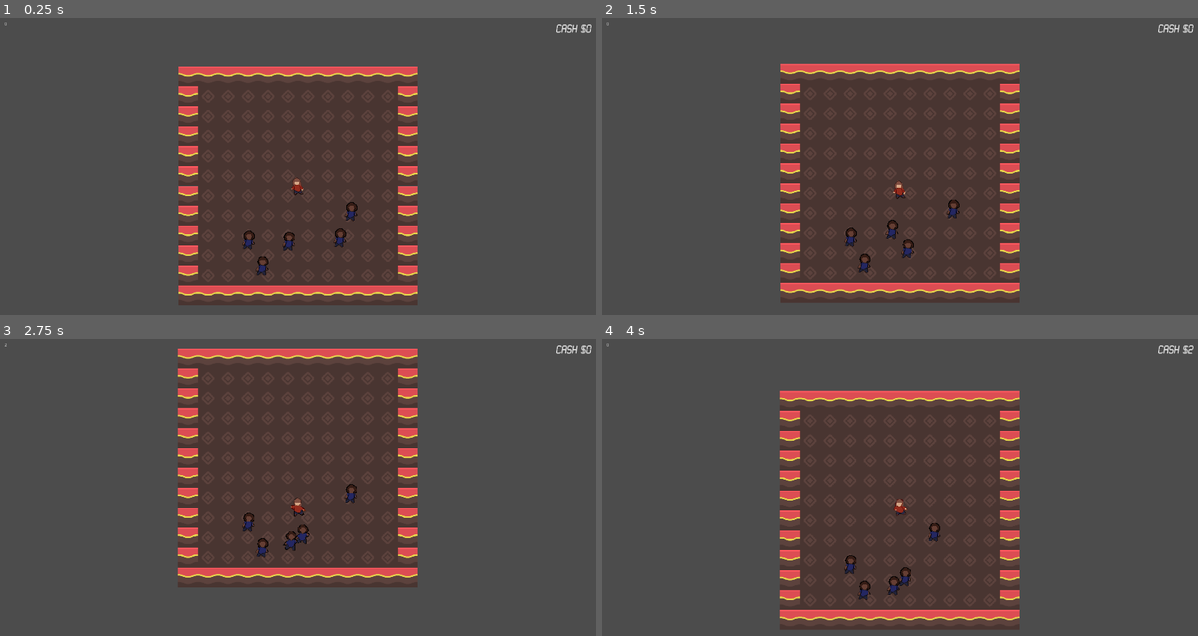
Above: before the commit, frames 1-4 (two rows, left to right).
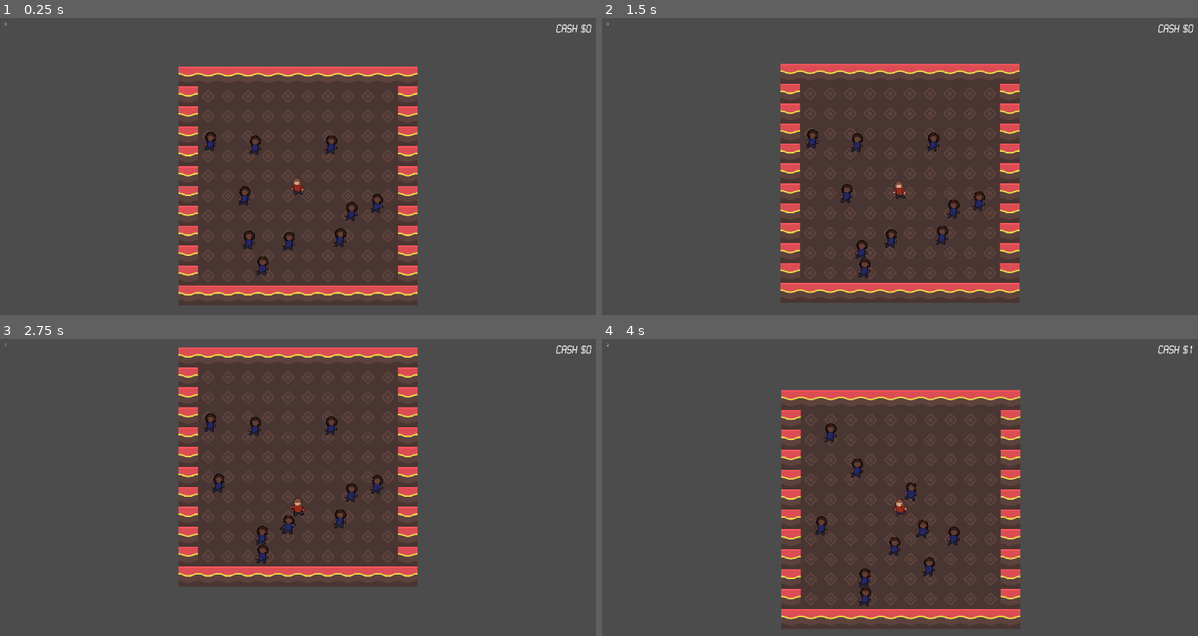
Above: after the commit, the same moments.

Repository: silentcoder99/LD46
Game: Godot game, scene res://Main.tscn
Same seed, same stepped clock (60 frames per second), same inputs: the game is played once before the commit and once after it.
Inputs:
- Up to frame 1 (0.25 s): no input
- Up to frame 2 (1.5 s): tap Enter at 0.5 s; hold Right (ui_right) 0.53-1.28 s; hold E (dance) 0.53-1.28 s; hold Down (ui_down) from 1.28 s (still down); tap E (dance) at 1.35 s
- Up to frame 3 (2.75 s): release Down (ui_down) at 2.03 s; hold Right (ui_right) from 2.03 s (still down); hold E (dance) from 2.03 s (still down)
- Up to frame 4 (4 s): release Right (ui_right) at 2.78 s; release E (dance) at 2.78 s; hold Up (ui_up) 2.78-3.53 s; tap E (dance) at 2.85 s; hold Left (ui_left) from 3.53 s (still down); hold E (dance) from 3.53 s (still down)

The runs differ from the first frame. In frame 1, 0.4% of the frame differs, in the area x 34-65%, y 38-66%; in frame 2, 1.0%; in frame 3, 3.7%; in frame 4, 3.9%, in the area x 0-100%, y 1-98%.

Commit message:
Add organic partier movement

Diff:
--- a/Main.tscn
+++ b/Main.tscn
@@ -41,7 +41,7 @@
 
 [node name="Main" type="Node2D"]
 script = ExtResource( 1 )
-spawn_amount = 5
+spawn_amount = 10
 spawn_area = 300
 Partier = ExtResource( 2 )
 time_limit = 3000
--- a/Partier.gd
+++ b/Partier.gd
@@ -1,8 +1,10 @@
 extends RigidBody2D
 
 export var speed = 400
-export var min_move_time = 0.5
-export var max_move_time = 1
+export var min_move_delay = 0.5
+export var max_move_delay = 1
+export var min_move_duration = 0.5
+export var max_move_duration = 2
 export var tip_amount = 1
 export (PackedScene) var TipAnimation
 
@@ -13,6 +15,9 @@
 var dancing_old = false
 var dancing = false
 var near_player = false
+
+var move_direction
+var moving
 
 var player
 var attraction
@@ -50,16 +55,31 @@
 
 	dancing_old = dancing
 
+func _physics_process(delta):
+
+	if moving:
+		apply_impulse(Vector2(), move_direction * speed)
+
 func _ready():
 	screen_size = get_viewport_rect().size
 	player = get_tree().get_nodes_in_group("player")[0]
 
-	$MoveTimer.wait_time = rand_range(0, max_move_time)
+	$MoveDurationTimer.wait_time = rand_range(min_move_duration, max_move_duration)
+	$MoveTimer.wait_time = rand_range(0, max_move_delay)
 	$MoveTimer.start()
 
 func _on_MoveTimer_timeout():
-	var move_direction = Vector2(1, 0).rotated(randf() * 2 * PI);
-	apply_impulse(Vector2(), move_direction * speed)
+	print("Moving!")
 
-	$MoveTimer.wait_time = rand_range(min_move_time, max_move_time)
+	move_direction = Vector2(1, 0).rotated(rand_range(0, 2 * PI));
+	moving = true
+	$MoveDurationTimer.wait_time = rand_range(min_move_duration, max_move_duration)
+	$MoveDurationTimer.start()
+
+func _on_MoveDurationTimer_timeout():
+	print("Not moving!")
+
+	moving = false
+
+	$MoveTimer.wait_time = rand_range(min_move_delay, max_move_delay)
 	$MoveTimer.start()
--- a/Partier.tscn
+++ b/Partier.tscn
@@ -8,6 +8,7 @@
 [ext_resource path="res://4blue.png" type="Texture" id=6]
 
 [sub_resource type="PhysicsMaterial" id=1]
+friction = 0.0
 
 [sub_resource type="Animation" id=3]
 resource_name = "dance"
@@ -49,14 +50,17 @@
 mode = 2
 physics_material_override = SubResource( 1 )
 gravity_scale = 0.0
-linear_damp = 3.0
+linear_damp = 50.0
 script = ExtResource( 1 )
-min_move_time = 5.0
-max_move_time = 6
+speed = 600
+min_move_delay = 2.0
+max_move_delay = 5
+max_move_duration = 1
 TipAnimation = ExtResource( 2 )
 
 [node name="MoveTimer" type="Timer" parent="."]
 wait_time = 0.05
+one_shot = true
 
 [node name="Sprite" type="Sprite" parent="."]
 scale = Vector2( 2, 2 )
@@ -66,6 +70,11 @@
 anims/dance = SubResource( 3 )
 
 [node name="CollisionShape2D" type="CollisionShape2D" parent="."]
+visible = false
 scale = Vector2( 4, 4 )
 shape = SubResource( 2 )
+
+[node name="MoveDurationTimer" type="Timer" parent="."]
+one_shot = true
 [connection signal="timeout" from="MoveTimer" to="." method="_on_MoveTimer_timeout"]
+[connection signal="timeout" from="MoveDurationTimer" to="." method="_on_MoveDurationTimer_timeout"]
--- a/Player.tscn
+++ b/Player.tscn
@@ -1,10 +1,13 @@
-[gd_scene load_steps=9 format=2]
+[gd_scene load_steps=10 format=2]
 
 [ext_resource path="res://Player.gd" type="Script" id=1]
 [ext_resource path="res://1red.png" type="Texture" id=2]
 [ext_resource path="res://2red.png" type="Texture" id=3]
 [ext_resource path="res://3red.png" type="Texture" id=4]
 [ext_resource path="res://4red.png" type="Texture" id=5]
+
+[sub_resource type="PhysicsMaterial" id=4]
+friction = 0.0
 
 [sub_resource type="Animation" id=1]
 resource_name = "dance"
@@ -32,6 +35,7 @@
 "player",
 ]]
 mode = 2
+physics_material_override = SubResource( 4 )
 gravity_scale = 0.0
 linear_damp = 50.0
 script = ExtResource( 1 )
@@ -65,6 +69,7 @@
 shape = SubResource( 2 )
 
 [node name="CollisionShape2D" type="CollisionShape2D" parent="."]
+visible = false
 position = Vector2( -1, 1 )
 scale = Vector2( 4, 4 )
 shape = SubResource( 3 )
